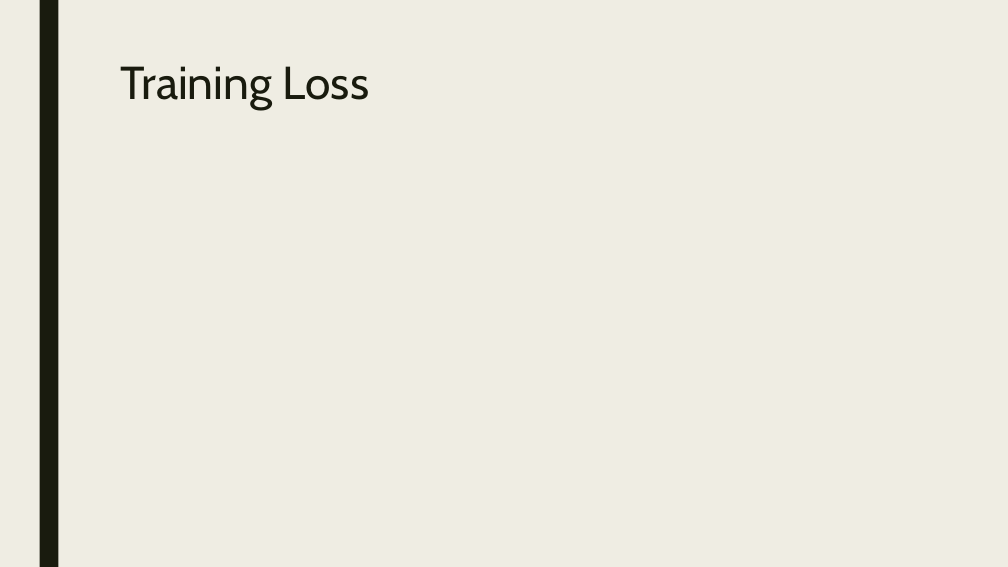
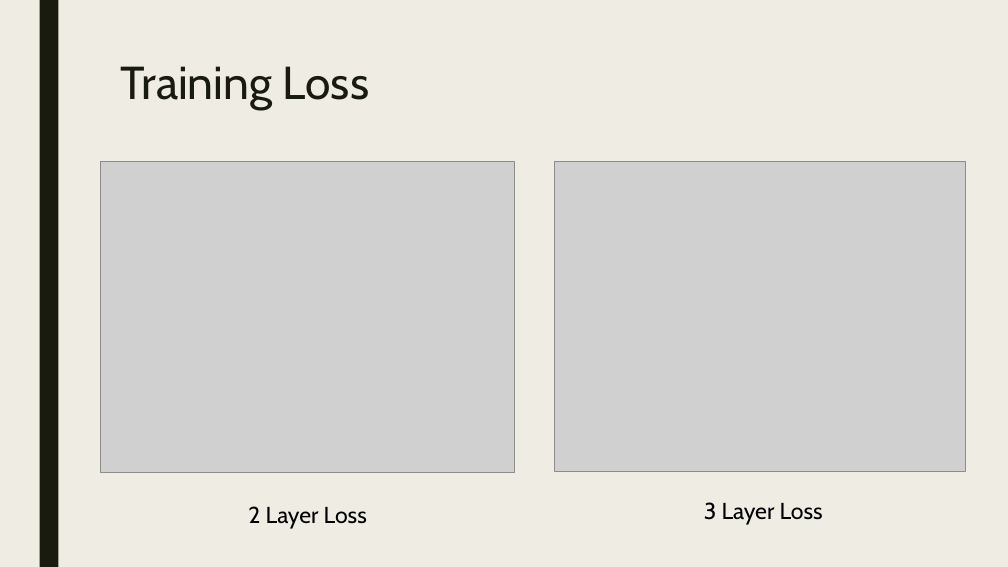
Before and after one commit to htappa/CNN-ImageClassification, a slide deck: slide 8 of Final-Group-Presentation/Group4ProjectPresentation.pptx. Drawn at 1008x567 pixels with LibreOffice and Linux fonts; fonts in the diff are those of the drawing; grey boxes stand for pictures. Boxes give left, top, right and bottom in pixels: in the first picture for what was removed or moved away, otherwise in the second. Text is boxed around its words. In the diff, an @@ line names an element or a change of style, - is before the commit and + after.

```diff
--- a/Final-Group-Presentation/Group4ProjectPresentation.pptx
+++ b/Final-Group-Presentation/Group4ProjectPresentation.pptx
@@ picture added at (x1=101, y1=162, x2=514, y2=473) @@
@@ picture added at (x1=554, y1=162, x2=965, y2=472) @@
@@ text added at (x1=248, y1=506, x2=367, y2=529), 22 pt, text #000000 @@
+2 Layer Loss
@@ text added at (x1=704, y1=502, x2=823, y2=525), 22 pt, text #000000 @@
+3 Layer Loss
```
Also in this commit, not shown: 2 other slides changed, 2 other files.
